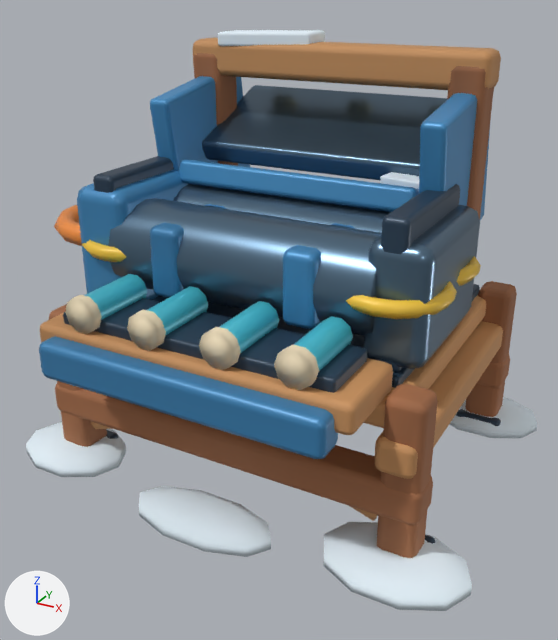
Two versions of the glTF model HavenlineGodot/assets/stations_v2/intake_machine.glb, one commit apart.
One viewpoint serves both versions: a camera (50 mm lens) standing at (1.71, -3.24, 2.35) and looking at (0.0, -0.14, 0.8). The axes (+X, +Y, +Z) are drawn at lower left. The lights are the same throughout. The older version comes first. Vertices at exactly the same position are counted once.

The scene before the commit, as lines of its bpy script (objects in view):
```python
me_intake_machine = bpy.data.meshes.new('intake_machine')
me_intake_machine.from_pydata(...)  # 3320 vertices, 6392 faces; spans x -1.29..1.21, y -1.08..1.02, z 0.0..2.12
me_intake_machine.materials.append(mat_hl_snow)
me_intake_machine.materials.append(mat_hl_wood)
me_intake_machine.materials.append(mat_hl_dark)
me_intake_machine.materials.append(mat_hl_wood_light)
me_intake_machine.materials.append(mat_hl_blue)
me_intake_machine.materials.append(mat_hl_metal)
me_intake_machine.materials.append(mat_hl_cream)
me_intake_machine.materials.append(mat_hl_yellow)
me_intake_machine.materials.append(mat_hl_orange)
me_intake_machine.materials.append(mat_hl_cyan)
ob_intake_machine = bpy.data.objects.new('intake_machine', me_intake_machine)
ob_intake_machine.location = (0.0, 0.0, 0.0)
```
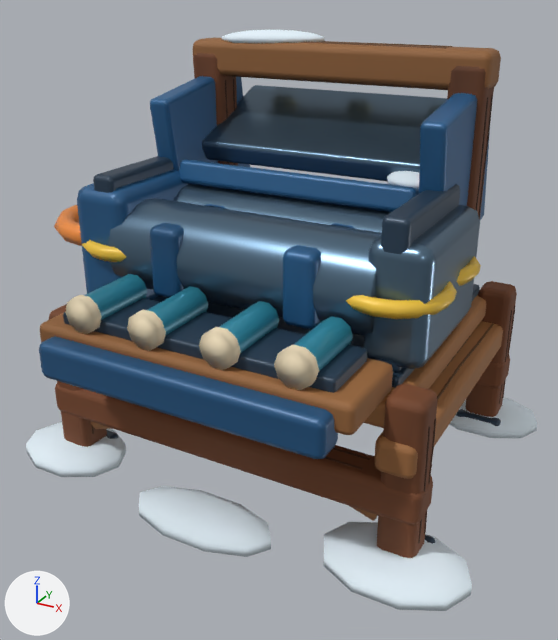
The change in detail:
me_intake_machine is used by ob_intake_machine; location (0.0, 0.0, 0.0).
me_intake_machine had 3320 vertices, 6392 faces and spanned x -1.29..1.21, y -1.08..1.02, z 0.0..2.12.
me_intake_machine now has 4803 vertices, 9072 faces and spans x -1.29..1.21, y -1.08..1.02, z 0.0..2.12.
me_intake_machine part 1: the loose piece of 56 vertices spanning x 0.41..0.69, y 0.06..0.38, z 1.47..1.53 is rebuilt with 86 vertices and now spans x 0.41..0.7, y 0.08..0.38, z 1.45..1.55.
me_intake_machine part 2: the loose piece of 56 vertices spanning x -0.64..-0.1, y 0.32..0.58, z 2.04..2.12 is rebuilt with 86 vertices and now spans x -0.62..-0.08, y 0.34..0.57, z 2.04..2.12.
me_intake_machine part 3: 1423 vertices added at x -0.9..0.98, y -0.87..0.71, z 0.21..2.07.
me_intake_machine part 4: 2988 kept faces spanning x -0.98..0.98, y -1.08..0.77, z 0.1..2.07 get new vertex colours.

Boxes [x1, y1, x2, y2] around the edits, measured in the pictures (558 x 640 px):
part 1 of me_intake_machine, rebuilt: before [380, 172, 419, 189]; after [387, 171, 419, 189]
part 2 of me_intake_machine, rebuilt: before [218, 30, 325, 46]; after [222, 30, 324, 43]
part 3 of me_intake_machine, added (mostly hidden): after [91, 41, 516, 544]
part 4 of me_intake_machine, recoloured (darker): [39, 37, 517, 558] in both
